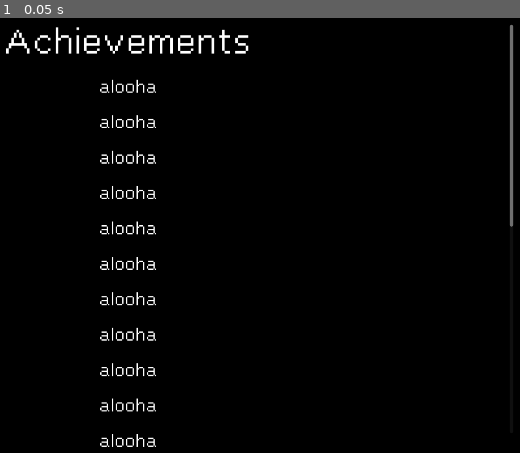
Above: before the commit, frame 1.
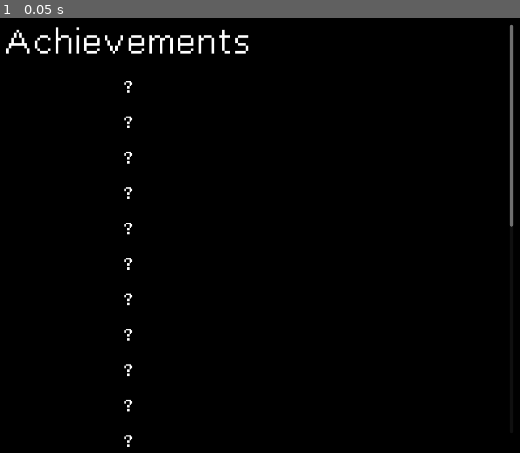
Above: after the commit, the same moment.

Repository: DragonCat4012/Switch
Game: Godot game, scene res://Scenes/Achievments.tscn
The game is run twice, just before and just after one commit, with the same random seed, the same clock (stepped at 60 frames per second) and the same inputs. This scene is started directly instead of the project's main scene.
Inputs:
- Up to frame 1 (0.05 s): no input

The runs differ from the first frame. In frame 1, 1.4% of the frame differs, in the area x 19-30%, y 14-99%.

Commit message:
add Achievemtn Texts

Diff:
--- a/Scenes/Achievments.gd
+++ b/Scenes/Achievments.gd
@@ -1,5 +1,26 @@
 extends Node2D
+const AchievementsHandler = preload("res://Util/AchievementHandler.gd")
+@onready var achievementHandler = AchievementsHandler.AchievementsHandler.new()
+
+# Labels
+@onready var a1 = $MarginContainer/ScrollContainer/VBoxContainer/Found128/Label
+@onready var a2 = $MarginContainer/ScrollContainer/VBoxContainer/ScoreOver50/Label
+@onready var a3 = $MarginContainer/ScrollContainer/VBoxContainer/ScoreOver100/Label
+@onready var a4 = $MarginContainer/ScrollContainer/VBoxContainer/ScoreOver1000/Label
+
+func _ready():
+	_setLabels()
 
 func _process(delta):
 	if Input.is_action_just_pressed("ui_cancel"):
 		get_tree().change_scene_to_file("res://Scenes/menu.tscn")
+
+func _setLabels():
+	if achievementHandler.found128:
+		a1.text = "Find the hidden number"
+	if achievementHandler.scoreOver50:
+		a2.text = "Achieve a score over 50"
+	if achievementHandler.scoreOver100:
+		a3.text = "Achieve a score over 100"
+	if achievementHandler.scoreOver1000:
+		a4.text = "Achieve a score over 1000"
--- a/Scenes/Achievments.tscn
+++ b/Scenes/Achievments.tscn
@@ -23,58 +23,58 @@
 layout_mode = 2
 theme_override_constants/separation = 40
 
-[node name="HBoxContainer" type="HBoxContainer" parent="MarginContainer/ScrollContainer/VBoxContainer"]
+[node name="TitleContainer" type="HBoxContainer" parent="MarginContainer/ScrollContainer/VBoxContainer"]
 layout_mode = 2
 
-[node name="CenterContainer" type="CenterContainer" parent="MarginContainer/ScrollContainer/VBoxContainer/HBoxContainer"]
+[node name="CenterContainer" type="CenterContainer" parent="MarginContainer/ScrollContainer/VBoxContainer/TitleContainer"]
 layout_mode = 2
 size_flags_horizontal = 3
 
-[node name="Title" type="Label" parent="MarginContainer/ScrollContainer/VBoxContainer/HBoxContainer/CenterContainer"]
+[node name="Title" type="Label" parent="MarginContainer/ScrollContainer/VBoxContainer/TitleContainer/CenterContainer"]
 layout_mode = 2
 theme_override_fonts/font = ExtResource("1_d44rw")
 theme_override_font_sizes/font_size = 100
 text = "Achievements"
 
-[node name="CenterContainer2" type="CenterContainer" parent="MarginContainer/ScrollContainer/VBoxContainer"]
+[node name="Found128" type="CenterContainer" parent="MarginContainer/ScrollContainer/VBoxContainer"]
 layout_mode = 2
 size_flags_horizontal = 3
 
-[node name="Label" type="Label" parent="MarginContainer/ScrollContainer/VBoxContainer/CenterContainer2"]
+[node name="Label" type="Label" parent="MarginContainer/ScrollContainer/VBoxContainer/Found128"]
 layout_mode = 2
 theme_override_fonts/font = ExtResource("1_d44rw")
 theme_override_font_sizes/font_size = 50
-text = "alooha"
+text = "?"
 
-[node name="CenterContainer3" type="CenterContainer" parent="MarginContainer/ScrollContainer/VBoxContainer"]
+[node name="ScoreOver50" type="CenterContainer" parent="MarginContainer/ScrollContainer/VBoxContainer"]
 layout_mode = 2
 size_flags_horizontal = 3
 
-[node name="Label" type="Label" parent="MarginContainer/ScrollContainer/VBoxContainer/CenterContainer3"]
+[node name="Label" type="Label" parent="MarginContainer/ScrollContainer/VBoxContainer/ScoreOver50"]
 layout_mode = 2
 theme_override_fonts/font = ExtResource("1_d44rw")
 theme_override_font_sizes/font_size = 50
-text = "alooha"
+text = "?"
 
-[node name="CenterContainer4" type="CenterContainer" parent="MarginContainer/ScrollContainer/VBoxContainer"]
+[node name="ScoreOver100" type="CenterContainer" parent="MarginContainer/ScrollContainer/VBoxContainer"]
 layout_mode = 2
 size_flags_horizontal = 3
 
-[node name="Label" type="Label" parent="MarginContainer/ScrollContainer/VBoxContainer/CenterContainer4"]
+[node name="Label" type="Label" parent="MarginContainer/ScrollContainer/VBoxContainer/ScoreOver100"]
 layout_mode = 2
 theme_override_fonts/font = ExtResource("1_d44rw")
 theme_override_font_sizes/font_size = 50
-text = "alooha"
+text = "?"
 
-[node name="CenterContainer5" type="CenterContainer" parent="MarginContainer/ScrollContainer/VBoxContainer"]
+[node name="ScoreOver1000" type="CenterContainer" parent="MarginContainer/ScrollContainer/VBoxContainer"]
 layout_mode = 2
 size_flags_horizontal = 3
 
-[node name="Label" type="Label" parent="MarginContainer/ScrollContainer/VBoxContainer/CenterContainer5"]
+[node name="Label" type="Label" parent="MarginContainer/ScrollContainer/VBoxContainer/ScoreOver1000"]
 layout_mode = 2
 theme_override_fonts/font = ExtResource("1_d44rw")
 theme_override_font_sizes/font_size = 50
-text = "alooha"
+text = "?"
 
 [node name="CenterContainer6" type="CenterContainer" parent="MarginContainer/ScrollContainer/VBoxContainer"]
 layout_mode = 2
@@ -84,7 +84,8 @@
 layout_mode = 2
 theme_override_fonts/font = ExtResource("1_d44rw")
 theme_override_font_sizes/font_size = 50
-text = "alooha"
+text = "?
+"
 
 [node name="CenterContainer7" type="CenterContainer" parent="MarginContainer/ScrollContainer/VBoxContainer"]
 layout_mode = 2
@@ -94,7 +95,7 @@
 layout_mode = 2
 theme_override_fonts/font = ExtResource("1_d44rw")
 theme_override_font_sizes/font_size = 50
-text = "alooha"
+text = "?"
 
 [node name="CenterContainer8" type="CenterContainer" parent="MarginContainer/ScrollContainer/VBoxContainer"]
 layout_mode = 2
@@ -104,7 +105,7 @@
 layout_mode = 2
 theme_override_fonts/font = ExtResource("1_d44rw")
 theme_override_font_sizes/font_size = 50
-text = "alooha"
+text = "?"
 
 [node name="CenterContainer9" type="CenterContainer" parent="MarginContainer/ScrollContainer/VBoxContainer"]
 layout_mode = 2
@@ -114,7 +115,7 @@
 layout_mode = 2
 theme_override_fonts/font = ExtResource("1_d44rw")
 theme_override_font_sizes/font_size = 50
-text = "alooha"
+text = "?"
 
 [node name="CenterContainer10" type="CenterContainer" parent="MarginContainer/ScrollContainer/VBoxContainer"]
 layout_mode = 2
@@ -124,7 +125,7 @@
 layout_mode = 2
 theme_override_fonts/font = ExtResource("1_d44rw")
 theme_override_font_sizes/font_size = 50
-text = "alooha"
+text = "?"
 
 [node name="CenterContainer11" type="CenterContainer" parent="MarginContainer/ScrollContainer/VBoxContainer"]
 layout_mode = 2
@@ -134,7 +135,7 @@
 layout_mode = 2
 theme_override_fonts/font = ExtResource("1_d44rw")
 theme_override_font_sizes/font_size = 50
-text = "alooha"
+text = "?"
 
 [node name="CenterContainer12" type="CenterContainer" parent="MarginContainer/ScrollContainer/VBoxContainer"]
 layout_mode = 2
@@ -144,7 +145,7 @@
 layout_mode = 2
 theme_override_fonts/font = ExtResource("1_d44rw")
 theme_override_font_sizes/font_size = 50
-text = "alooha"
+text = "?"
 
 [node name="CenterContainer13" type="CenterContainer" parent="MarginContainer/ScrollContainer/VBoxContainer"]
 layout_mode = 2
@@ -154,7 +155,7 @@
 layout_mode = 2
 theme_override_fonts/font = ExtResource("1_d44rw")
 theme_override_font_sizes/font_size = 50
-text = "alooha"
+text = "?"
 
 [node name="CenterContainer14" type="CenterContainer" parent="MarginContainer/ScrollContainer/VBoxContainer"]
 layout_mode = 2
@@ -164,7 +165,7 @@
 layout_mode = 2
 theme_override_fonts/font = ExtResource("1_d44rw")
 theme_override_font_sizes/font_size = 50
-text = "alooha"
+text = "?"
 
 [node name="CenterContainer15" type="CenterContainer" parent="MarginContainer/ScrollContainer/VBoxContainer"]
 layout_mode = 2
@@ -174,7 +175,7 @@
 layout_mode = 2
 theme_override_fonts/font = ExtResource("1_d44rw")
 theme_override_font_sizes/font_size = 50
-text = "alooha"
+text = "?"
 
 [node name="CenterContainer16" type="CenterContainer" parent="MarginContainer/ScrollContainer/VBoxContainer"]
 layout_mode = 2
@@ -184,4 +185,4 @@
 layout_mode = 2
 theme_override_fonts/font = ExtResource("1_d44rw")
 theme_override_font_sizes/font_size = 50
-text = "Eeee"
+text = "?"
--- a/Scenes/game.gd
+++ b/Scenes/game.gd
@@ -151,6 +151,7 @@
 		numberLabel.text = ">> 128 <<"
 		var red = Color(1.0,0.0,0.0,1.0)
 		numberLabel.set("theme_override_colors/font_color",red)
+		jsonHandler.add128achievement()
 
 func updateCurrentNumber(_init = false):
 	var x = 0
--- /dev/null
+++ b/Util/AchievementHandler.gd
@@ -0,0 +1,69 @@
+const File_name = "user://achievements.json"
+
+class AchievementsHandler:
+	var stats = {
+		"found128": false,
+		"scoreOver50": false,
+		"scoreOver100": false,
+		"scoreOver1000": false
+	}
+
+	func _init():
+		_loadGame()
+
+	func _saveGame():
+		var saveDict = {}
+		var file = FileAccess.open(File_name, FileAccess.WRITE)
+
+		for key in stats.keys():
+			saveDict[key] = stats[key]
+
+		file.store_string(JSON.stringify(saveDict))
+		file.close()
+
+	func _loadGame():
+		if FileAccess.file_exists((File_name)):
+			var file = FileAccess.open(File_name, FileAccess.READ)
+			var dict = JSON.parse_string(file.get_as_text())
+
+			for key in stats.keys():
+				if key in dict.keys():
+					stats[key] = dict[key]
+		else:
+			print("Achievemnt File doesn´t exist")
+
+	# Getter
+	var found128: bool:
+		get:
+			return stats["found128"]
+
+	var scoreOver50: bool:
+		get:
+			return stats["scoreOver50"]
+
+	var scoreOver100: bool:
+		get:
+			return stats["scoreOver100"]
+
+	var scoreOver1000: bool:
+		get:
+			return stats["scoreOver1000"]
+
+# Update properties
+	func add_found128():
+		_updateKey("found128")
+
+	func add_scoreOver50():
+		_updateKey("scoreOver50")
+
+	func add_scoreOver100():
+		_updateKey("scoreOver100")
+
+	func add_scoreOver1000():
+		_updateKey("scoreOver1000")
+
+	func _updateKey(key: String, value: bool = true):
+		if stats[key] == true:
+			return
+		stats[key] = value
+		_saveGame()
--- a/Util/JSON.gd
+++ b/Util/JSON.gd
@@ -1,6 +1,8 @@
 const File_name = "user://saves.json"
 
 class JSONHandler:
+	var achievementHandler;
+
 	var currentData = {
 		"isEndianSwitchingEnabled": true,
 		"score": 0,
@@ -8,6 +10,9 @@
 	}
 
 	func _init():
+		var AchievementsHandler = load("res://Util/AchievementHandler.gd")
+		achievementHandler = AchievementsHandler.AchievementsHandler.new()
+
 		loadGame()
 
 	func saveGame():
@@ -58,8 +63,18 @@
 		currentData["score"] = score
 		if score > currentData["highScore"]:
 			currentData["highScore"] = score
+		if score > 50:
+			achievementHandler.add_scoreOver50()
+		if score > 100:
+			achievementHandler.add_scoreOver100()
+		if score > 1000:
+			achievementHandler.add_scoreOver1000()
 		saveGame()
 
 	func updatEndian(status: bool):
 		currentData["isEndianSwitchingEnabled"] = status
 		saveGame()
+
+# Add Achievements
+	func add128achievement():
+		achievementHandler.add_found128()
